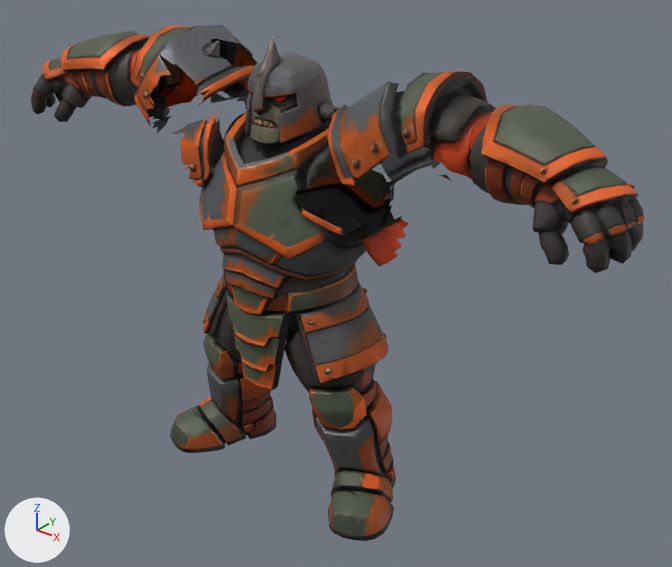
Renders of the glTF model public/creatures/asset_5a3be5158863c66c0005ff12.glb from each side of a commit.
Rendered twice from a 50 mm camera at (1.211, -1.373, 0.848) aimed at (0.077, 0.043, -0.03). The lights are fixed; the arrows at lower left show +X, +Y and +Z. The first picture is the older version. Vertices at exactly the same position are counted once.

Names of what the first picture shows: 'tripo_node_dc21b280-9485-4c18-ac59-2b5cef6fb16d'.
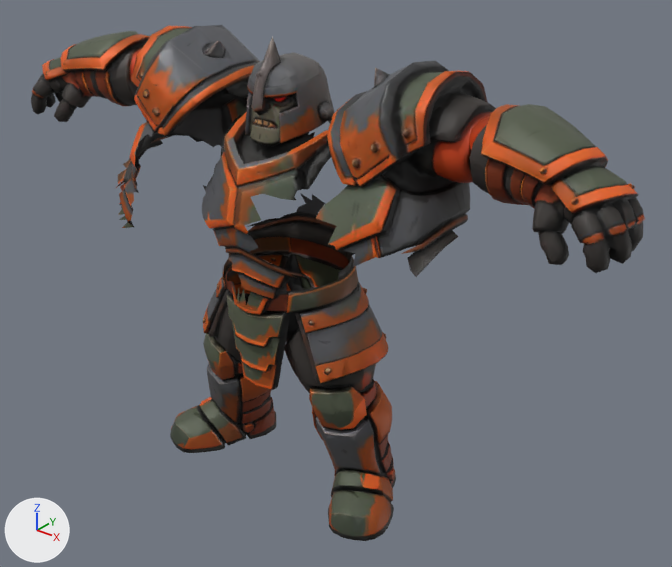
What differs and where, as boxes [x1, y1, x2, y2] in the pictures (672 x 567 px; the box of a moved part takes in the faces that stretch with it):
part 1 of me_tripo_mesh_dc21b280_9485_4c18_ac59_2b5cef6fb16d, moved or reshaped
    before: [173, 87, 440, 291]
    after: [116, 37, 473, 277]

What changed in the scene script:
```text
Change me_tripo_mesh_dc21b280_9485_4c18_ac59_2b5cef6fb16d:
    used by ob_tripo_node_dc21b280_9485_4c18_ac59_2b5cef6fb16d; location = (0.0, 0.0, 0.0)
    remove me_tripo_mesh_dc21b280_9485_4c18_ac59_2b5cef6fb16d.from_pydata(...)  # 9975 vertices, 19472 faces; spans x -0.746..0.746, y -0.185..0.185, z -0.5..0.5
    add me_tripo_mesh_dc21b280_9485_4c18_ac59_2b5cef6fb16d.from_pydata(...)  # 9981 vertices, 19472 faces; spans x -0.746..0.746, y -0.185..0.185, z -0.5..0.5
    me_tripo_mesh_dc21b280_9485_4c18_ac59_2b5cef6fb16d part 1: 1323 vertices removed from x -0.265..0.295, y -0.172..0.182, z 0.003..0.365; 1329 vertices added at x -0.444..0.416, y -0.179..0.182, z 0.046..0.478
```
